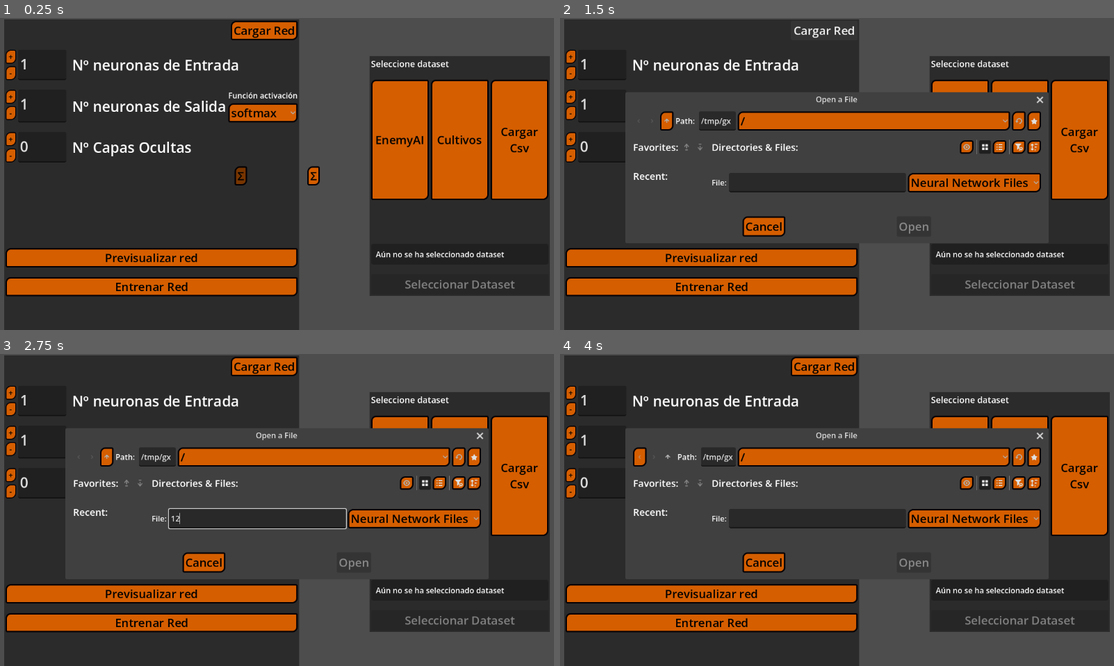
Above: before the commit, frames 1-4 (two rows, left to right).
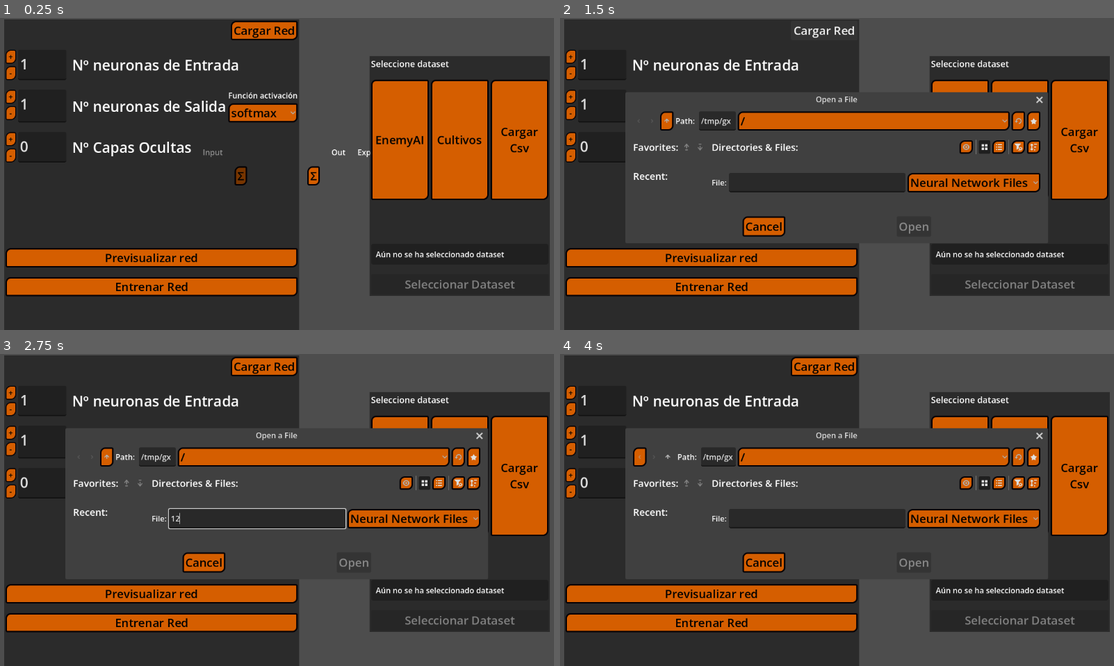
Above: after the commit, the same moments.

Repository: HectorAldao/visualizing_machine_learning
Game: Godot game, scene res://scenes/views/nn_view/nn_view.tscn
Two runs of this game, one before a commit and one after it. Both use one fixed random seed, a clock stepped at 60 frames per second and the inputs below. This scene is started directly instead of the project's main scene.
Inputs (mouse positions are in pixels of both pictures, inside the frame that each line leads up to):
- Up to frame 1 (0.25 s): no input
- Up to frame 2 (1.5 s): click "Σ" at 0.5 s; click "Cargar Red" at 1.25 s
- Up to frame 3 (2.75 s): click (254, 519) at 2.02 s; type "12" at 2.1 s
- Up to frame 4 (4 s): click (665, 456) at 2.75 s; click (670, 456) at 3.5 s

The runs differ from the first frame. In frame 1, less than 0.1% of the frame differs, in the area x 36-67%, y 42-45%; in frame 2, 0.6%; in frame 3, 0.6%, in the area x 62-89%, y 24-58%; in frame 4, 0.6%.

Commit message:
feat: add titles to the nn_eval_data_containers

Diff:
--- a/godot_project/scenes/objects/nn/nn/neural_network.tscn
+++ b/godot_project/scenes/objects/nn/nn/neural_network.tscn
@@ -15,12 +15,15 @@
 
 [node name="NnEvalDataContainer" parent="." unique_id=962423117 instance=ExtResource("3_sqehu")]
 layout_mode = 2
+_title = "Input"
 
 [node name="NnEvalDataContainerOut" parent="." unique_id=1637676540 instance=ExtResource("3_sqehu")]
 layout_mode = 2
+_title = "Out"
 
 [node name="NnEvalDataContainerExpected" parent="." unique_id=1521335992 instance=ExtResource("3_sqehu")]
 layout_mode = 2
+_title = "Expected"
 
 [node name="Layers" type="HBoxContainer" parent="." unique_id=2044067605]
 layout_mode = 2
--- a/godot_project/scenes/objects/nn/nn_eval_data_container/nn_eval_data_container.gd
+++ b/godot_project/scenes/objects/nn/nn_eval_data_container/nn_eval_data_container.gd
@@ -9,6 +9,9 @@
 var _pending_animate: bool = false
 var _is_configuring: bool = false
 var _container_role: String = "input"
+var _title_label: Label
+
+@export var _title: String = ""
 
 
 ## Wires the container to the NN training signals. The container does not ask
@@ -16,6 +19,7 @@
 ## messages routed through SignalsObserver.
 func _ready() -> void:
 	_container_role = _get_container_role()
+	_create_title_label()
 	mouse_filter = Control.MOUSE_FILTER_IGNORE
 	SignalsObserver.setup_nn_eval_data.connect(_on_setup_nn_eval_data)
 	SignalsObserver.add_change_eval_data.connect(_on_change_eval_data)
@@ -186,26 +190,109 @@
 	call_deferred("_refresh_positions")
 
 
-## Places every visual value beside the neuron associated with its role.
-## Input values live left of layer 0, output values right of the output layer,
-## and expected/error values right of the output-value column.
+## Places every visual value on the stable x column established by the title.
+## The title itself is positioned relative to the network, while the eval-data
+## labels reuse the title's left edge and only follow their neurons vertically.
 func _refresh_positions() -> void:
+	if _title_label == null:
+		return
+
+	_refresh_title_position()
+	var column_global_x: float = _title_label.global_position.x
+
 	for eval_data in _eval_data_by_attr.values():
 		if not is_instance_valid(eval_data) or eval_data.target_neuron == null:
 			continue
 
 		var neuron_rect: Rect2 = eval_data.target_neuron.get_global_rect()
 		var home_position: Vector2 = neuron_rect.position
-		match _container_role:
-			"output":
-				home_position.x += neuron_rect.size.x + Constants.NN_EVAL_DATA_GAP
-			"expected":
-				home_position.x = _get_expected_global_x(eval_data)
-			_:
-				home_position.x -= eval_data.size.x + Constants.NN_EVAL_DATA_GAP
+		home_position.x = column_global_x
 		home_position.y += (neuron_rect.size.y - eval_data.size.y) / 2.0
 		eval_data.global_position = home_position
 		eval_data.set_home_position(eval_data.position)
+
+
+## Creates the column title label once. It stays outside _eval_data_by_attr so
+## rebuilding sample labels never deletes the column anchor.
+func _create_title_label() -> void:
+	_title_label = Label.new()
+	_title_label.name = "Title"
+	_title_label.text = _get_resolved_title()
+	_title_label.mouse_filter = Control.MOUSE_FILTER_IGNORE
+	add_child(_title_label)
+	_title_label.reset_size()
+
+
+## Resolves the title from the exported value, falling back to the node role so
+## duplicated containers remain readable even if the scene override is missing.
+func _get_resolved_title() -> String:
+	if not _title.is_empty():
+		return _title
+
+	match _container_role:
+		"output":
+			return "Out"
+		"expected":
+			return "Expected"
+		_:
+			return "Input"
+
+
+## Positions the title and therefore establishes the column x used by all values.
+func _refresh_title_position() -> void:
+	_title_label.text = _get_resolved_title()
+	_title_label.reset_size()
+
+	var target_bounds: Rect2 = _get_target_layer_bounds()
+	var title_position: Vector2 = Vector2(_get_title_global_x(target_bounds), target_bounds.position.y - _title_label.size.y - Constants.NN_EVAL_DATA_TITLE_GAP)
+	_title_label.global_position = title_position
+
+
+## Calculates the stable title x position for each role.
+## Expected uses Out's title edge instead of Out's current values, preventing
+## output text width changes from pushing the expected/error column around.
+func _get_title_global_x(target_bounds: Rect2) -> float:
+	match _container_role:
+		"output":
+			return target_bounds.end.x + Constants.NN_EVAL_DATA_GAP
+		"expected":
+			return _get_expected_title_global_x(target_bounds)
+		_:
+			return target_bounds.position.x - _title_label.size.x - Constants.NN_EVAL_DATA_GAP
+
+
+## Places Expected to the right of the Out title when that sibling exists.
+func _get_expected_title_global_x(target_bounds: Rect2) -> float:
+	var output_container: Control = get_node_or_null("../NnEvalDataContainerOut")
+	if output_container and output_container.has_method("get_title_global_right"):
+		var output_title_right: float = output_container.get_title_global_right()
+		if output_title_right > 0.0:
+			return output_title_right + Constants.NN_EVAL_DATA_GAP
+
+	return target_bounds.end.x + Constants.NN_EVAL_DATA_EXPECTED_GAP
+
+
+## Returns the rendered bounds of the target layer. Child neuron bounds are used
+## because the VBoxContainer can lag behind while the network is being rebuilt.
+func _get_target_layer_bounds() -> Rect2:
+	var target_layer: Layer = _get_target_layer()
+	if target_layer == null:
+		return Rect2(global_position, Vector2.ZERO)
+
+	var bounds: Rect2 = target_layer.get_global_rect()
+	var has_child_bounds: bool = false
+	for child in target_layer.get_children():
+		if not (child is Control):
+			continue
+
+		var child_rect: Rect2 = child.get_global_rect()
+		if not has_child_bounds:
+			bounds = child_rect
+			has_child_bounds = true
+		else:
+			bounds = bounds.merge(child_rect)
+
+	return bounds
 
 
 ## Maps scene node names to visual roles. This lets the same packed scene be
@@ -233,36 +320,23 @@
 	return null
 
 
-## Calculates the expected/error column x position from the output-value label
-## with the same key when possible, keeping Expected visually to the right of Out.
-func _get_expected_global_x(eval_data: NnEvalData) -> float:
-	var output_container: Control = get_node_or_null("../NnEvalDataContainerOut")
-	if output_container and output_container.has_method("get_eval_data_global_right"):
-		var output_right: float = output_container.get_eval_data_global_right(eval_data.atr_name)
-		if output_right > 0.0:
-			return output_right + Constants.NN_EVAL_DATA_GAP
-
-	var neuron_rect: Rect2 = eval_data.target_neuron.get_global_rect()
-	return neuron_rect.position.x + neuron_rect.size.x + Constants.NN_EVAL_DATA_EXPECTED_GAP
-
-
-## Returns the right edge of a label for sibling containers that need to align
-## themselves relative to this column.
-func get_eval_data_global_right(attr_name: String) -> float:
-	if not _eval_data_by_attr.has(attr_name):
+## Returns the title right edge, used by Expected to establish a stable sibling
+## column independent of Out value widths.
+func get_title_global_right() -> float:
+	if _title_label == null:
 		return 0.0
 
-	var eval_data: NnEvalData = _eval_data_by_attr[attr_name]
-	if not is_instance_valid(eval_data):
-		return 0.0
-
-	return eval_data.get_global_rect().end.x
+	_refresh_title_position()
+	return _title_label.get_global_rect().end.x
 
 
 ## Removes labels from a previous training setup before pairing role keys with
 ## the current target layer again.
 func _clear_children() -> void:
 	for child in get_children():
+		if child == _title_label:
+			continue
+
 		remove_child(child)
 		child.queue_free()
 	_eval_data_by_attr.clear()
--- a/godot_project/scripts/constants.gd
+++ b/godot_project/scripts/constants.gd
@@ -72,6 +72,7 @@
 const NN_EVAL_DATA_APPEAR_FADE_TIME: float = 0.2
 const NN_EVAL_DATA_MOVE_FADE_TIME: float = 0.35
 const NN_EVAL_DATA_EXPECTED_FADE_TIME: float = 0.25
-const NN_EVAL_DATA_NEXT_STEP_DELAY: float = 0.25
+const NN_EVAL_DATA_NEXT_STEP_DELAY: float = 0.5
+const NN_EVAL_DATA_TITLE_GAP: float = 18.0
 
 const NN_LEARNINGRATE: float = 0.001
